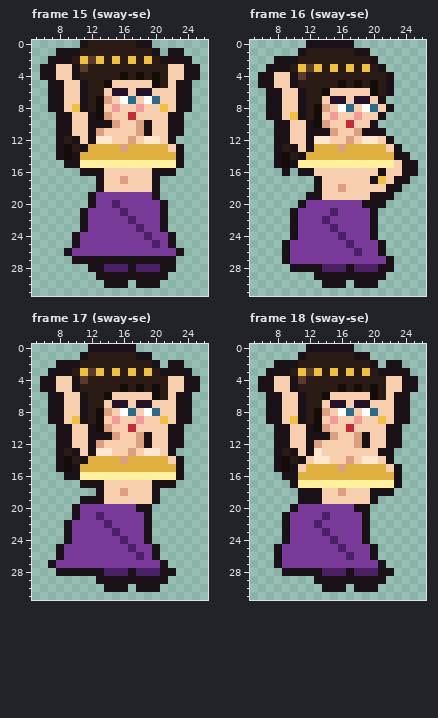
Two states of a pixel-art file, art/plaisirs/plaisirs-antique-bacchante.aseprite. Above, as it was before the edit.
32x32 pixels, 20 frames. Shown: frame 15 (sway-se): x 5..26, y 0..31; frame 16 (sway-se): x 5..26, y 0..31; frame 17 (sway-se): x 5..26, y 0..31; frame 18 (sway-se): x 5..26, y 0..31. The commit also changed other frames, which this record leaves out.
Once edited:
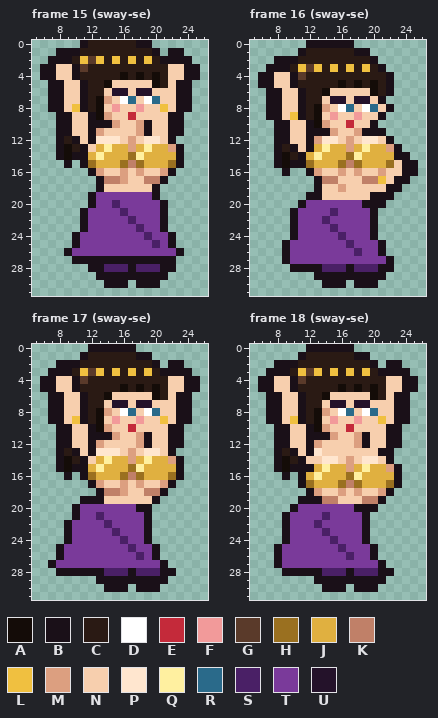
Palette (. is transparent): A #140c08  B #1a1018  C #2a1a14  D #ffffff  E #c42a3a  F #f29a9a  G #5a3a2a  H #9a7020  J #e0b040  K #c08068  L #f0c040  M #dc9f80  N #f7cfae  P #ffe6cf  Q #fff0a0  R #2a6a8a  S #4a2066  T #7a3a9a  U #24122a
What changed:
Changed rows in their new state; - is an unchanged pixel.
Frame 15 (sway-se):
first column x 10:
12 -----P-------
13 --N-Q-JM-Q--M
14 -B-Q---HQ----
15 .BHJJJHKHJJJH
16 -.-M--M-M-NM-
17 ----KK---KKB-
Frame 16 (sway-se):
first column x 11:
12 --M-P-------
13 ---Q-JM-Q--M
14 --Q---HQ----
15 BHJJJHKHJJJH
16 .-M--M-M--M-
17 ---KK---KK--
Frame 17 (sway-se):
first column x 10:
13 -----P-------
14 --N-Q-JM-Q--M
15 -B-Q---HQ----
16 .BHJJJHKHJJJH
17 -.-M--M-M-NM-
18 ----KK---KKB-
Frame 18 (sway-se):
first column x 10:
14 ---N-P-------
15 -BB-Q-JM-Q--M
16 .B-Q---HQ----
17 .BHJJJHKHJJJH
18 -.-M----M-NM-
19 ----KK---KKB-
20 ----------B--
Boxes around the changes in both pictures, in picture pixels (x1, y1, x2, y2):
changed: (72, 136, 176, 184)
changed: (298, 136, 394, 184)
changed: (72, 448, 176, 496)
changed: (290, 456, 394, 512)
